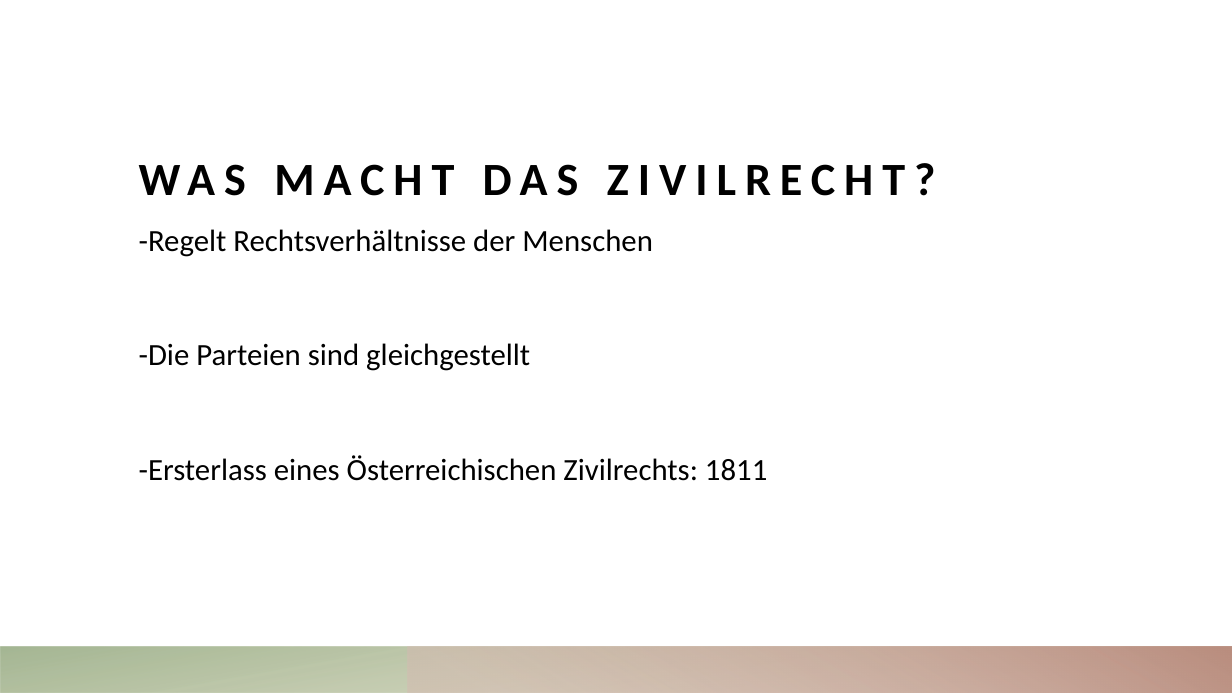
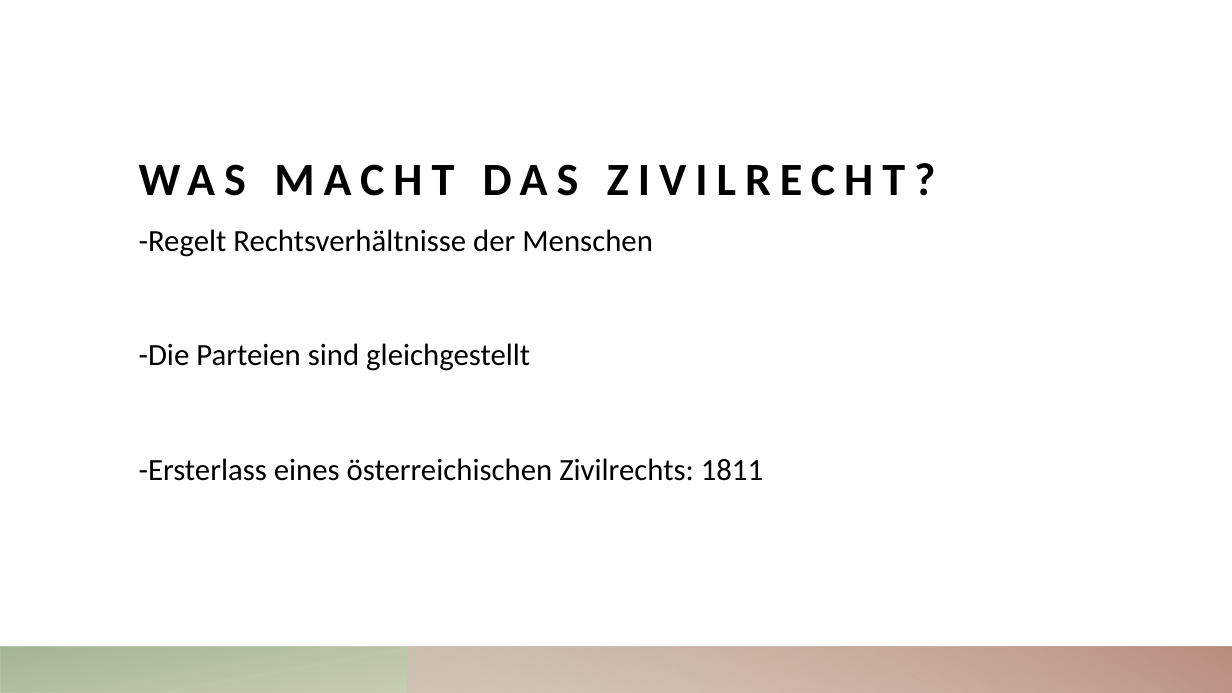
Before and after one commit to ArkonM/4CHIF, a slide deck: slide 2 of BWM - Werner Baumgartner/Zivilrecht.pptx. Drawn at 1232x693 pixels with LibreOffice and Linux fonts; fonts in the diff are those of the drawing. Boxes give left, top, right and bottom in pixels: in the first picture for what was removed or moved away, otherwise in the second. Text is boxed around its words. In the diff, an @@ line names an element or a change of style, - is before the commit and + after.

```diff
--- a/BWM - Werner Baumgartner/Zivilrecht.pptx
+++ b/BWM - Werner Baumgartner/Zivilrecht.pptx
@@ text at box(139, 458, 763, 481): text changed @@
--Ersterlass eines Österreichischen Zivilrechts: 1811
+-Ersterlass eines österreichischen Zivilrechts: 1811
```
Also in this commit, not shown: 2 slides added, 1 other file.
